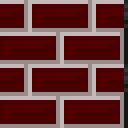
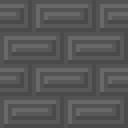
Before/after of a 128x128 layered artwork. What changed in the layer stack:
hid "tiles" over [left=0, top=0, right=124, bottom=128]
painted on "Wklejona warstwa" over [left=0, top=0, right=128, bottom=128]
